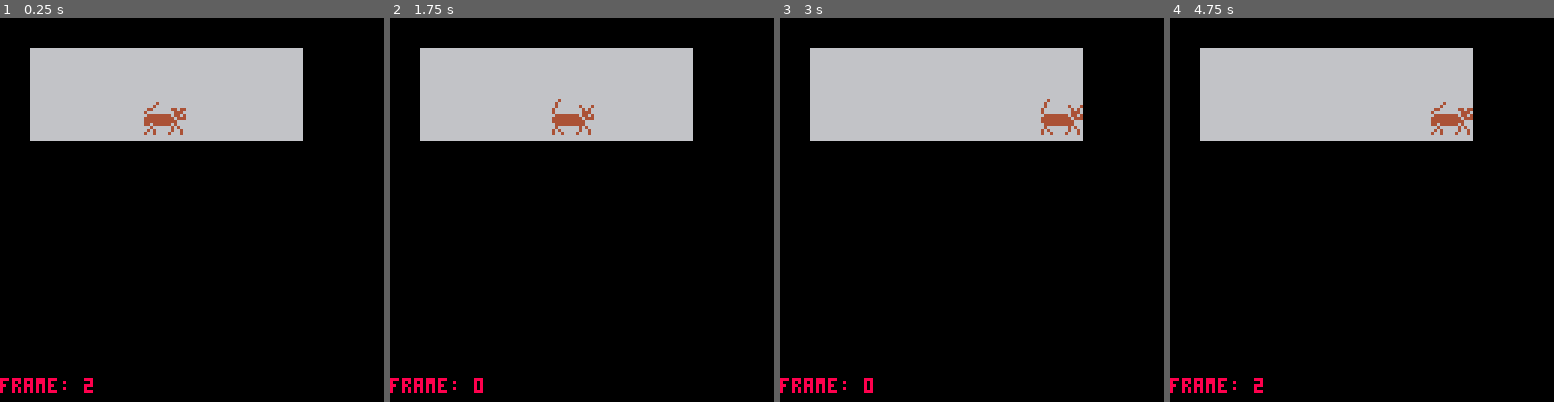
Above: before the commit, frames 1-4 (left to right).
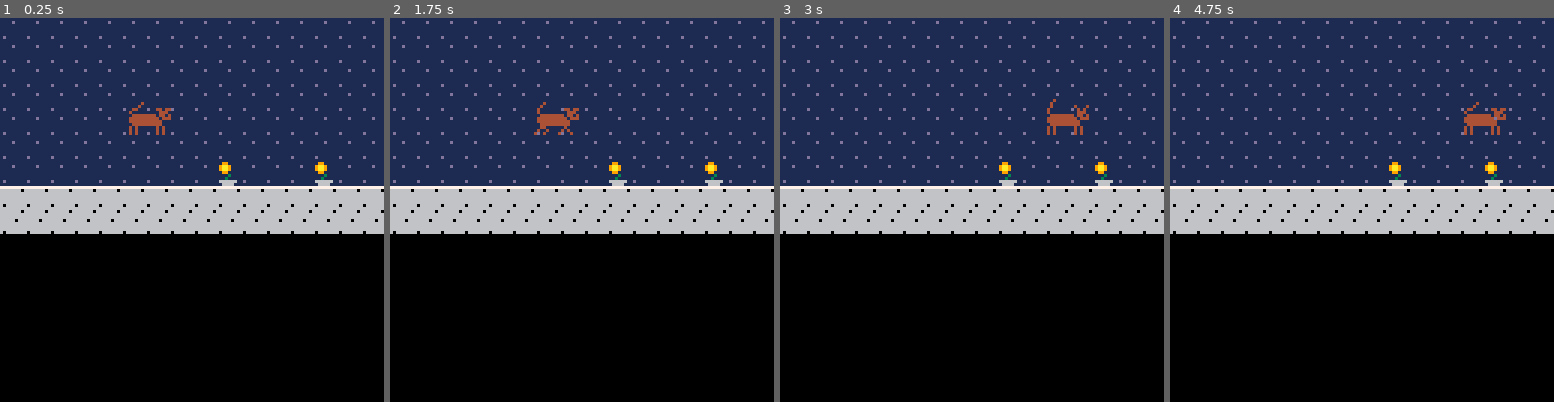
Above: after the commit, the same moments.

Repository: gregorholzmann/dags
Game: PICO-8 cartridge dags.p8
Same seed, same stepped clock (60 frames per second), same inputs: the game is played once before the commit and once after it.
Inputs:
- Up to frame 1 (0.25 s): no input
- Up to frame 2 (1.75 s): hold Right from 1.6 s (still down)
- Up to frame 3 (3 s): release Right at 2.1 s; hold Right from 2.47 s (still down)
- Up to frame 4 (4.75 s): release Right at 3.03 s; hold Left 3.08-3.58 s; hold Right 4.02-4.68 s

The runs differ from the first frame. In frame 1, 56% of the frame differs, in the area x 0-100%, y 0-98%; in frame 2, 56%; in frame 3, 56%; in frame 4, 56%.

Commit message:
WIP stub out map and tweak animations

Diff:
--- a/dags.p8
+++ b/dags.p8
@@ -11,10 +11,10 @@
 actor.flp = true -- used for flipping the sprite
 
 apartm = {} -- initialize the level
-apartm.x0 = 10 -- x starting position of the space the sprite will be in
-apartm.y0 = 10 -- y starting position of the space the sprite will be in
-apartm.x1 = 100 -- determines the width (100 - 10 = 90)
-apartm.y1 = 40 -- determines the height of the space (40 - 10 = 30)
+apartm.x0 = 0
+apartm.y0 = 0
+apartm.x1 = 100
+apartm.y1 = 40
 
 current_lvl = {} -- holder for the level counter
 current_lvl.number = 0 -- initialize the level at 0
@@ -30,104 +30,97 @@
 function _init()
 	cls() -- clear the screen
 	lvl_change(1) -- start the game at level 1
+	music(0)
 end
 
 -- character move function
 function move_actor(bl, br) -- sprite user input receiver, params are the left and right boundaries
 	actor.tmr = actor.tmr+1 -- interal timer to activate waiting animations
-	if actor.tmr >= 7 then
-		actor.sprt = 2
-	end
-	if actor.tmr >= 15 then
-		actor.sprt = 0
-	end
-	if actor.tmr >= 22 then
-		actor.sprt = 2
-	end
-	if actor.tmr >= 30 then
-		actor.sprt = 0
-	end
-	if actor.tmr >= 38 then
-		actor.sprt = 2
-	end
-	if actor.tmr >= 45 then
-		actor.sprt = 0
-	end
-	if actor.tmr >= 53 then
-		actor.sprt = 2
-	end
-	if actor.tmr >= 60 then
-		actor.sprt = 0
-		actor.tmr = 0 -- restart timer
-	end
+
+	actor.sprt = walk_animator(0, 2)
 
 	if btn(1) then -- built in function that receives button input, in this case the right arrow
 		if actor.x < br then -- if sprite is within the right boundries
 			actor.flp = true -- set deafult direction of sprite
 			actor.x+=1.5 -- progress the sprite along the x axis
-			actor.sprt = walk_animator(actor.sprt) -- animate the sprite by calling the sprite_animator function
-			actor.tmr = 0 -- reset internal timer
+			actor.sprt = walk_animator(0, 4) -- animate the sprite by calling the sprite_animator function
 		end
 	elseif btn(0) then
 		if actor.x > bl then
 			actor.flp = false -- flip the direction of the sprite
 			actor.x-=1.5 -- move the sprite to the left
-			actor.sprt = walk_animator(actor.sprt)
-			actor.tmr = 0
+			actor.sprt = walk_animator(0, 4)
 		end
 	end
 end
 
-function walk_animator(x) -- this function receives the number of frames to animate by, increaments by the supplied amount and returns the value back calling user input function
-	local y = 0
-	if x == 0 then
-		y = 4
-	else
-		y = 0
-	end
-	return y
+function walk_animator(x, y) -- this function receives the number of frames to animate by, increaments by the supplied amount and returns the value back calling user input function
+	local frame = 0
+	if actor.tmr >= 7 then
+		frame = y
+	end
+	if actor.tmr >= 15 then
+		frame = x
+	end
+	if actor.tmr >= 22 then
+		frame = y
+	end
+	if actor.tmr >= 30 then
+		frame = x
+	end
+	if actor.tmr >= 38 then
+		frame = y
+	end
+	if actor.tmr >= 45 then
+		frame = x
+	end
+	if actor.tmr >= 53 then
+		frame = y
+	end
+	if actor.tmr >= 60 then
+		frame = x
+		actor.tmr = 0 -- restart timer
+	end
+	return frame
 end
 
 function draw_lvl() -- abstracting the built in draw function to render the required level
 	if current_lvl.number==1 then
-		rectfill(apartm.x0,apartm.y0,apartm.x1,apartm.y1, 6) -- create a simple grey block to illustrate level boundries
-	end
-end
-
-
+		map(0,0, apartm.x0,apartm.y0, apartm.x1,apartm.y1) -- create a simple grey block to illustrate level boundries
+	end
+end
 
 function _update() -- main game loop called at 30fps
 	if current_lvl.number==1 then -- define the boundries for level 1
 		bnd_left = apartm.x0
-		bnd_right = apartm.x1 - 14
+		bnd_right = apartm.x1
 	end
 
 	move_actor(bnd_left, bnd_right) -- call to user input function
 end
 
 function _draw() -- write pixels to view at 30fps
-	cls() -- clear thew screen
+	cls() -- clear the screen
 	draw_lvl() -- level rendering
-	spr(actor.sprt,actor.x,actor.y,2,2,actor.flp) -- draw the main sprite with the modified sprite properties
-	print('frame: '..actor.sprt, 0, 120, 8)
+	spr(actor.sprt, actor.x,actor.y, 2,2, actor.flp) -- draw the main sprite with the modified sprite properties
 end
 __gfx__
-00000000000000000000000000000000000000000000000000000000000000000000000000000000000000000000000000000000000000000000000000000000
-00000000000000000000000000000000000000000000000000000000000000000000000000000000000000000000000000000000000000000000000000000000
-00000000000040000000000000000000000000000000400000000000000000000000000000000000000000000000000000000000000000000000000000000000
-00000000000004000000000000400000000000000000040000000000000000000000000000000000000000000000000000000000000000000000000000000000
-04000400000004000000000000040000040004000000040000000000000000000000000000000000000000000000000000000000000000000000000000000000
-00404000000000400440440000004400004040000000004000000000000000000000000000000000000000000000000000000000000000000000000000000000
-00444000000000400044400000000040004440000000004000000000000000000000000000000000000000000000000000000000000000000000000000000000
-04044044444444000404404444444400040440444444440000000000000000000000000000000000000000000000000000000000000000000000000000000000
-04440444444444400444044444444440044404444444444000000000000000000000000000000000000000000000000000000000000000000000000000000000
-00004444444444400000444444444440000044444444444000000000000000000000000000000000000000000000000000000000000000000000000000000000
-00004444444444000000404444440440000444444444440000000000000000000000000000000000000000000000000000000000000000000000000000000000
-00040400000004000004040000004000004000000000440000000000000000000000000000000000000000000000000000000000000000000000000000000000
-00400400000040400040040000040400040040000004004000000000000000000000000000000000000000000000000000000000000000000000000000000000
-00400040000400400040004000040040400004400000400400000000000000000000000000000000000000000000000000000000000000000000000000000000
-00000000000000000000000000000000000000000000000400000000000000000000000000000000000000000000000000000000000000000000000000000000
-00000000000000000000000000000000000000000000000000000000000000000000000000000000000000000000000000000000000000000000000000000000
+00000000000000000000000000000000000000000000000011991111111111110000000000000000000000000000000000000000000000000000000000000000
+00000000000000000000000000000000000000000000000019aa91111111d1110000000000000000000000000000000000000000000000000000000000000000
+00000000000040000000000000000000000000000000000019aa9111111111110000000000000000000000000000000000000000000000000000000000000000
+00000000000004000000000000400000000000000000400011991111111111110000000000000000000000000000000000000000000000000000000000000000
+04000400000004000000000000040000000000000000040011113111111111110000000000000000000000000000000000000000000000000000000000000000
+00404000000000400440440000004400044044000000004011131111111111110000000000000000000000000000000000000000000000000000000000000000
+004440000000004000444000000000400044400000000040166666611d1111110000000000000000000000000000000000000000000000000000000000000000
+04044044444444000404404444444400040440444444440011666611111111110000000000000000000000000000000000000000000000000000000000000000
+04440444444444400444044444444440044404444444444077777777666666600000000000000000000000000000000000000000000000000000000000000000
+00004444444444400000444444444440000044444444444066666660666666660000000000000000000000000000000000000000000000000000000000000000
+00004444444444000000444444444400000044444444440066666666666666660000000000000000000000000000000000000000000000000000000000000000
+00040400000040400004040000004040000004000000440066666666666660660000000000000000000000000000000000000000000000000000000000000000
+00040400000040400004040000004040000040400004004066666666666666660000000000000000000000000000000000000000000000000000000000000000
+00040400000040400004040000004040000400040000400466666666666666660000000000000000000000000000000000000000000000000000000000000000
+00000000000000000000000000000000000000000000000060666666666666660000000000000000000000000000000000000000000000000000000000000000
+00000000000000000000000000000000000000000000000066666666606666660000000000000000000000000000000000000000000000000000000000000000
 00000000000000000000000000000000000000000000000000000000000000000000000000000000000000000000000000000000000000000000000000000000
 00000000000000000000000000000000000000000000000000000000000000000000000000000000000000000000000000000000000000000000000000000000
 00000000000000000000000000000000000000000000000000000000000000000000000000000000000000000000000000000000000000000000000000000000
@@ -245,165 +238,165 @@
 0000000000000000000000000000000000000000000000000000000000000000000000000000000000000000000000000000000000000000000000000000000000000000000000000000000000000000000000000000000000000000000000000000000000000000000000000000000000000000000000000000000000000000
 0000000000000000000000000000000000000000000000000000000000000000000000000000000000000000000000000000000000000000000000000000000000000000000000000000000000000000000000000000000000000000000000000000000000000000000000000000000000000000000000000000000000000000
 __map__
-0000000000000000000000000000000000000000000000000000000000000000000000000000000000000000000000000000000000000000000000000000000000000000000000000000000000000000000000000000000000000000000000000000000000000000000000000000000000000000000000000000000000000000
-0000000000000000000000000000000000000000000000000000000000000000000000000000000000000000000000000000000000000000000000000000000000000000000000000000000000000000000000000000000000000000000000000000000000000000000000000000000000000000000000000000000000000000
-0000000000000000000000000000000000000000000000000000000000000000000000000000000000000000000000000000000000000000000000000000000000000000000000000000000000000000000000000000000000000000000000000000000000000000000000000000000000000000000000000000000000000000
-0000000000000000000000000000000000000000000000000000000000000000000000000000000000000000000000000000000000000000000000000000000000000000000000000000000000000000000000000000000000000000000000000000000000000000000000000000000000000000000000000000000000000000
-0000000000000000000000000000000000000000000000000000000000000000000000000000000000000000000000000000000000000000000000000000000000000000000000000000000000000000000000000000000000000000000000000000000000000000000000000000000000000000000000000000000000000000
-0000000000000000000000000000000000000000000000000000000000000000000000000000000000000000000000000000000000000000000000000000000000000000000000000000000000000000000000000000000000000000000000000000000000000000000000000000000000000000000000000000000000000000
-0000000000000000000000000000000000000000000000000000000000000000000000000000000000000000000000000000000000000000000000000000000000000000000000000000000000000000000000000000000000000000000000000000000000000000000000000000000000000000000000000000000000000000
-0000000000000000000000000000000000000000000000000000000000000000000000000000000000000000000000000000000000000000000000000000000000000000000000000000000000000000000000000000000000000000000000000000000000000000000000000000000000000000000000000000000000000000
-0000000000000000000000000000000000000000000000000000000000000000000000000000000000000000000000000000000000000000000000000000000000000000000000000000000000000000000000000000000000000000000000000000000000000000000000000000000000000000000000000000000000000000
-0000000000000000000000000000000000000000000000000000000000000000000000000000000000000000000000000000000000000000000000000000000000000000000000000000000000000000000000000000000000000000000000000000000000000000000000000000000000000000000000000000000000000000
-0000000000000000000000000000000000000000000000000000000000000000000000000000000000000000000000000000000000000000000000000000000000000000000000000000000000000000000000000000000000000000000000000000000000000000000000000000000000000000000000000000000000000000
-0000000000000000000000000000000000000000000000000000000000000000000000000000000000000000000000000000000000000000000000000000000000000000000000000000000000000000000000000000000000000000000000000000000000000000000000000000000000000000000000000000000000000000
-0000000000000000000000000000000000000000000000000000000000000000000000000000000000000000000000000000000000000000000000000000000000000000000000000000000000000000000000000000000000000000000000000000000000000000000000000000000000000000000000000000000000000000
-0000000000000000000000000000000000000000000000000000000000000000000000000000000000000000000000000000000000000000000000000000000000000000000000000000000000000000000000000000000000000000000000000000000000000000000000000000000000000000000000000000000000000000
-0000000000000000000000000000000000000000000000000000000000000000000000000000000000000000000000000000000000000000000000000000000000000000000000000000000000000000000000000000000000000000000000000000000000000000000000000000000000000000000000000000000000000000
-0000000000000000000000000000000000000000000000000000000000000000000000000000000000000000000000000000000000000000000000000000000000000000000000000000000000000000000000000000000000000000000000000000000000000000000000000000000000000000000000000000000000000000
-0000000000000000000000000000000000000000000000000000000000000000000000000000000000000000000000000000000000000000000000000000000000000000000000000000000000000000000000000000000000000000000000000000000000000000000000000000000000000000000000000000000000000000
-0000000000000000000000000000000000000000000000000000000000000000000000000000000000000000000000000000000000000000000000000000000000000000000000000000000000000000000000000000000000000000000000000000000000000000000000000000000000000000000000000000000000000000
-0000000000000000000000000000000000000000000000000000000000000000000000000000000000000000000000000000000000000000000000000000000000000000000000000000000000000000000000000000000000000000000000000000000000000000000000000000000000000000000000000000000000000000
-0000000000000000000000000000000000000000000000000000000000000000000000000000000000000000000000000000000000000000000000000000000000000000000000000000000000000000000000000000000000000000000000000000000000000000000000000000000000000000000000000000000000000000
-0000000000000000000000000000000000000000000000000000000000000000000000000000000000000000000000000000000000000000000000000000000000000000000000000000000000000000000000000000000000000000000000000000000000000000000000000000000000000000000000000000000000000000
-0000000000000000000000000000000000000000000000000000000000000000000000000000000000000000000000000000000000000000000000000000000000000000000000000000000000000000000000000000000000000000000000000000000000000000000000000000000000000000000000000000000000000000
-0000000000000000000000000000000000000000000000000000000000000000000000000000000000000000000000000000000000000000000000000000000000000000000000000000000000000000000000000000000000000000000000000000000000000000000000000000000000000000000000000000000000000000
-0000000000000000000000000000000000000000000000000000000000000000000000000000000000000000000000000000000000000000000000000000000000000000000000000000000000000000000000000000000000000000000000000000000000000000000000000000000000000000000000000000000000000000
-0000000000000000000000000000000000000000000000000000000000000000000000000000000000000000000000000000000000000000000000000000000000000000000000000000000000000000000000000000000000000000000000000000000000000000000000000000000000000000000000000000000000000000
-0000000000000000000000000000000000000000000000000000000000000000000000000000000000000000000000000000000000000000000000000000000000000000000000000000000000000000000000000000000000000000000000000000000000000000000000000000000000000000000000000000000000000000
-0000000000000000000000000000000000000000000000000000000000000000000000000000000000000000000000000000000000000000000000000000000000000000000000000000000000000000000000000000000000000000000000000000000000000000000000000000000000000000000000000000000000000000
-0000000000000000000000000000000000000000000000000000000000000000000000000000000000000000000000000000000000000000000000000000000000000000000000000000000000000000000000000000000000000000000000000000000000000000000000000000000000000000000000000000000000000000
-0000000000000000000000000000000000000000000000000000000000000000000000000000000000000000000000000000000000000000000000000000000000000000000000000000000000000000000000000000000000000000000000000000000000000000000000000000000000000000000000000000000000000000
-0000000000000000000000000000000000000000000000000000000000000000000000000000000000000000000000000000000000000000000000000000000000000000000000000000000000000000000000000000000000000000000000000000000000000000000000000000000000000000000000000000000000000000
-0000000000000000000000000000000000000000000000000000000000000000000000000000000000000000000000000000000000000000000000000000000000000000000000000000000000000000000000000000000000000000000000000000000000000000000000000000000000000000000000000000000000000000
-0000000000000000000000000000000000000000000000000000000000000000000000000000000000000000000000000000000000000000000000000000000000000000000000000000000000000000000000000000000000000000000000000000000000000000000000000000000000000000000000000000000000000000
-…(130 lines of a section not shown)…
+0707070707070707070707070707070700000000000000000000000000000000000000000000000000000000000000000000000000000000000000000000000000000000000000000000000000000000000000000000000000000000000000000000000000000000000000000000000000000000000000000000000000000000
+0707070707070707070707070707070700000000000000000000000000000000000000000000000000000000000000000000000000000000000000000000000000000000000000000000000000000000000000000000000000000000000000000000000000000000000000000000000000000000000000000000000000000000
+0707070707070707070707070707070700000000000000000000000000000000000000000000000000000000000000000000000000000000000000000000000000000000000000000000000000000000000000000000000000000000000000000000000000000000000000000000000000000000000000000000000000000000
+0707070707070707070707070707070700000000000000000000000000000000000000000000000000000000000000000000000000000000000000000000000000000000000000000000000000000000000000000000000000000000000000000000000000000000000000000000000000000000000000000000000000000000
+0707070707070707070707070707070700000000000000000000000000000000000000000000000000000000000000000000000000000000000000000000000000000000000000000000000000000000000000000000000000000000000000000000000000000000000000000000000000000000000000000000000000000000
+0707070707070707070707070707070700000000000000000000000000000000000000000000000000000000000000000000000000000000000000000000000000000000000000000000000000000000000000000000000000000000000000000000000000000000000000000000000000000000000000000000000000000000
+0707070707070707070607070706070700000000000000000000000000000000000000000000000000000000000000000000000000000000000000000000000000000000000000000000000000000000000000000000000000000000000000000000000000000000000000000000000000000000000000000000000000000000
+1616161616161616161616161616161600000000000000000000000000000000000000000000000000000000000000000000000000000000000000000000000000000000000000000000000000000000000000000000000000000000000000000000000000000000000000000000000000000000000000000000000000000000
+1717171717171717171717171717171700000000000000000000000000000000000000000000000000000000000000000000000000000000000000000000000000000000000000000000000000000000000000000000000000000000000000000000000000000000000000000000000000000000000000000000000000000000
+0000000000000000000000000000000000000000000000000000000000000000000000000000000000000000000000000000000000000000000000000000000000000000000000000000000000000000000000000000000000000000000000000000000000000000000000000000000000000000000000000000000000000000
+0000000000000000000000000000000000000000000000000000000000000000000000000000000000000000000000000000000000000000000000000000000000000000000000000000000000000000000000000000000000000000000000000000000000000000000000000000000000000000000000000000000000000000
+0000000000000000000000000000000000000000000000000000000000000000000000000000000000000000000000000000000000000000000000000000000000000000000000000000000000000000000000000000000000000000000000000000000000000000000000000000000000000000000000000000000000000000
+0000000000000000000000000000000000000000000000000000000000000000000000000000000000000000000000000000000000000000000000000000000000000000000000000000000000000000000000000000000000000000000000000000000000000000000000000000000000000000000000000000000000000000
+0000000000000000000000000000000000000000000000000000000000000000000000000000000000000000000000000000000000000000000000000000000000000000000000000000000000000000000000000000000000000000000000000000000000000000000000000000000000000000000000000000000000000000
+0000000000000000000000000000000000000000000000000000000000000000000000000000000000000000000000000000000000000000000000000000000000000000000000000000000000000000000000000000000000000000000000000000000000000000000000000000000000000000000000000000000000000000
+0000000000000000000000000000000000000000000000000000000000000000000000000000000000000000000000000000000000000000000000000000000000000000000000000000000000000000000000000000000000000000000000000000000000000000000000000000000000000000000000000000000000000000
+0000000000000000000000000000000000000000000000000000000000000000000000000000000000000000000000000000000000000000000000000000000000000000000000000000000000000000000000000000000000000000000000000000000000000000000000000000000000000000000000000000000000000000
+0000000000000000000000000000000000000000000000000000000000000000000000000000000000000000000000000000000000000000000000000000000000000000000000000000000000000000000000000000000000000000000000000000000000000000000000000000000000000000000000000000000000000000
+0000000000000000000000000000000000000000000000000000000000000000000000000000000000000000000000000000000000000000000000000000000000000000000000000000000000000000000000000000000000000000000000000000000000000000000000000000000000000000000000000000000000000000
+0000000000000000000000000000000000000000000000000000000000000000000000000000000000000000000000000000000000000000000000000000000000000000000000000000000000000000000000000000000000000000000000000000000000000000000000000000000000000000000000000000000000000000
+0000000000000000000000000000000000000000000000000000000000000000000000000000000000000000000000000000000000000000000000000000000000000000000000000000000000000000000000000000000000000000000000000000000000000000000000000000000000000000000000000000000000000000
+0000000000000000000000000000000000000000000000000000000000000000000000000000000000000000000000000000000000000000000000000000000000000000000000000000000000000000000000000000000000000000000000000000000000000000000000000000000000000000000000000000000000000000
+0000000000000000000000000000000000000000000000000000000000000000000000000000000000000000000000000000000000000000000000000000000000000000000000000000000000000000000000000000000000000000000000000000000000000000000000000000000000000000000000000000000000000000
+0000000000000000000000000000000000000000000000000000000000000000000000000000000000000000000000000000000000000000000000000000000000000000000000000000000000000000000000000000000000000000000000000000000000000000000000000000000000000000000000000000000000000000
+0000000000000000000000000000000000000000000000000000000000000000000000000000000000000000000000000000000000000000000000000000000000000000000000000000000000000000000000000000000000000000000000000000000000000000000000000000000000000000000000000000000000000000
+0000000000000000000000000000000000000000000000000000000000000000000000000000000000000000000000000000000000000000000000000000000000000000000000000000000000000000000000000000000000000000000000000000000000000000000000000000000000000000000000000000000000000000
+0000000000000000000000000000000000000000000000000000000000000000000000000000000000000000000000000000000000000000000000000000000000000000000000000000000000000000000000000000000000000000000000000000000000000000000000000000000000000000000000000000000000000000
+0000000000000000000000000000000000000000000000000000000000000000000000000000000000000000000000000000000000000000000000000000000000000000000000000000000000000000000000000000000000000000000000000000000000000000000000000000000000000000000000000000000000000000
+0000000000000000000000000000000000000000000000000000000000000000000000000000000000000000000000000000000000000000000000000000000000000000000000000000000000000000000000000000000000000000000000000000000000000000000000000000000000000000000000000000000000000000
+0000000000000000000000000000000000000000000000000000000000000000000000000000000000000000000000000000000000000000000000000000000000000000000000000000000000000000000000000000000000000000000000000000000000000000000000000000000000000000000000000000000000000000
+0000000000000000000000000000000000000000000000000000000000000000000000000000000000000000000000000000000000000000000000000000000000000000000000000000000000000000000000000000000000000000000000000000000000000000000000000000000000000000000000000000000000000000
+0000000000000000000000000000000000000000000000000000000000000000000000000000000000000000000000000000000000000000000000000000000000000000000000000000000000000000000000000000000000000000000000000000000000000000000000000000000000000000000000000000000000000000
+…(130 lines of a section not shown)…
Not shown, changed: the music (__music__) section of dags.p8
Not shown, changed: the sound effects (__sfx__) section of dags.p8
